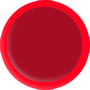
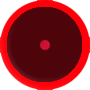
Before/after of a 90x90 layered artwork. What changed in the layer stack:
pixels changed over (x1=0, y1=0, x2=90, y2=90) (layer not identified)
